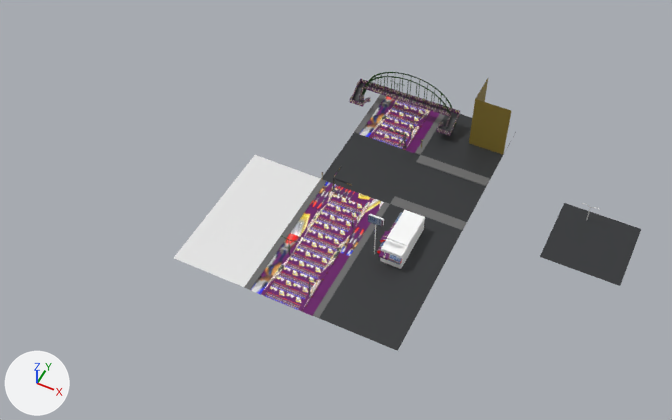
The Blender file data/mars/maps/import/marscity.blend as it was, and as the next commit left it.
Both versions are drawn from a 50 mm lens placed at (55.8, -96.4, 142.5), pointed at (-1.9, 18.8, -1.6). Lighting does not change. The marker at lower left points along +X, +Y and +Z.

The first picture shows 'blvd_bridge', 'blvd_kfcmid', 'blvd_kfcs', 'blvd_main', 'city_floor', 'city_gig_carl_n', 'city_gig_carl_s', 'city_kfc', 'city_kfc_n', 'city_multi_s', 'city_septm'.
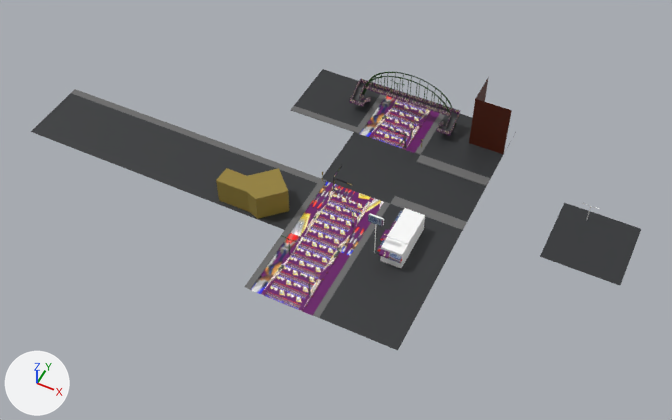
Location of each change, (x1, y1, x2, y2) in pixels of the pictures (672 x 420 px):
'city_kfc', moved: (357, 204, 463, 287) in both
'city_gig_carl_s', deleted: before (174, 204, 284, 287)
'blvd_bridge', moved: (350, 72, 460, 155) in both
'city_carls', added: after (216, 155, 321, 230)
'city_gig_carl_n', deleted: before (216, 155, 320, 230)
'city_pizza_r', added: after (90, 110, 192, 178)
'city_prepizza', added: after (152, 132, 255, 203)
'city_pizza_r.001', added: after (31, 89, 132, 154)
'city_sori_bridge', added (black): after (291, 69, 380, 132)
part 1 of me_plane_007, recoloured: (469, 79, 511, 154) in both

Diff of the bpy script that builds the scene:
```diff
--- a/data/mars/maps/import/marscity.blend.py
+++ b/data/mars/maps/import/marscity.blend.py
@@ mat_marsindx_3 @@
+mat_marsindx_3 = principled_material('MARSINDX_3')
+mat_marsindx_3.base_color = (0.0908, 0.0112, 0.0)  # brown #551b00
@@ me_plane_007 @@
 me_plane_007.from_pydata(...)  # 43 vertices, 30 faces; spans x -0.8..0.8, y -0.8..0.8, z 0.0..1.29
 # used by ob_city_multi_s; location = (16.0, 47.9, 0.0); scale = (10.0, 10.0, 10.0)
+# me_plane_007 part 1: all 4 faces that had it switch from mat_marsindx_225 (yellow #948035) to mat_marsindx_3 (brown #551b00)
 me_plane_007.materials.append(mat_marsindx_1)
@@ me_plane_018 @@
+me_plane_018.from_pydata(...)  # 30 vertices, 20 faces; spans x -0.8..0.8, y -0.8..0.8, z 0.0..0.02
+# faces by material slot: [12, 8]
+me_plane_018.materials.append(mat_marsindx_1)  # black #2e3033
+me_plane_018.materials.append(mat_marsindx_7)  # dark grey #696969
@@ me_plane_015 @@
+me_plane_015.from_pydata(...)  # 41 vertices, 41 faces; spans x -0.8..0.8, y -0.8..0.8, z 0.0..0.61
+# faces by material slot: [16, 17, 8]
+me_plane_015.materials.append(mat_marsindx_1)  # black #2e3033
+me_plane_015.materials.append(mat_marsindx_225)  # yellow #948035
+me_plane_015.materials.append(mat_marsindx_7)  # dark grey #696969
@@ me_plane_014 @@
+me_plane_014.from_pydata(...)  # 30 vertices, 20 faces; spans x -0.8..0.8, y -0.8..0.8, z 0.0..0.02
+# faces by material slot: [12, 8]
+me_plane_014.materials.append(mat_marsindx_1)  # black #2e3033
+me_plane_014.materials.append(mat_marsindx_7)  # dark grey #696969
@@ ob_city_kfc @@
 ob_city_kfc = bpy.data.objects.new('city_kfc', me_plane_003)
-ob_city_kfc.location = (16.0, 15.9, 0.0)
+ob_city_kfc.location = (16.0, 16.0, 0.0)
 ob_city_kfc.scale = (10.0, 10.0, 10.0)
@@ ob_blvd_bridge @@
 ob_blvd_bridge = bpy.data.objects.new('blvd_bridge', me_plane_013)
-ob_blvd_bridge.location = (0.0, 47.9, 0.0)
+ob_blvd_bridge.location = (0.0, 48.0, 0.0)
 ob_blvd_bridge.scale = (10.0, 10.0, 10.0)
@@ ob_city_gig_carl_n @@
-ob_city_gig_carl_n = bpy.data.objects.new('city_gig_carl_n', me_plane_004)
-ob_city_gig_carl_n.location = (-16.0, 15.9, 0.0)
-ob_city_gig_carl_n.scale = (10.0, 10.0, 10.0)
@@ ob_city_gig_carl_s @@
-ob_city_gig_carl_s = bpy.data.objects.new('city_gig_carl_s', me_plane_005)
-ob_city_gig_carl_s.location = (-16.0, -0.1, 0.0)
-ob_city_gig_carl_s.scale = (10.0, 10.0, 10.0)
@@ ob_city_pizza_r_001 @@
+ob_city_pizza_r_001 = bpy.data.objects.new('city_pizza_r.001', me_plane_018)
+ob_city_pizza_r_001.location = (-64.0, 16.0, 0.0)
+ob_city_pizza_r_001.scale = (10.0, 10.0, 10.0)
@@ ob_city_pizza_r @@
+ob_city_pizza_r = bpy.data.objects.new('city_pizza_r', me_plane_018.copy())
+ob_city_pizza_r.location = (-48.0, 16.0, 0.0)
+ob_city_pizza_r.scale = (10.0, 10.0, 10.0)
@@ ob_city_prepizza @@
+ob_city_prepizza = bpy.data.objects.new('city_prepizza', me_plane_018.copy())
+ob_city_prepizza.location = (-32.0, 16.0, 0.0)
+ob_city_prepizza.scale = (10.0, 10.0, 10.0)
@@ ob_city_carls @@
+ob_city_carls = bpy.data.objects.new('city_carls', me_plane_015)
+ob_city_carls.location = (-16.0, 16.0, 0.0)
+ob_city_carls.scale = (10.0, 10.0, 10.0)
@@ ob_city_sori_bridge @@
+ob_city_sori_bridge = bpy.data.objects.new('city_sori_bridge', me_plane_014)
+ob_city_sori_bridge.location = (-16.0, 48.0, 0.0)
+ob_city_sori_bridge.scale = (10.0, 10.0, 10.0)
```
